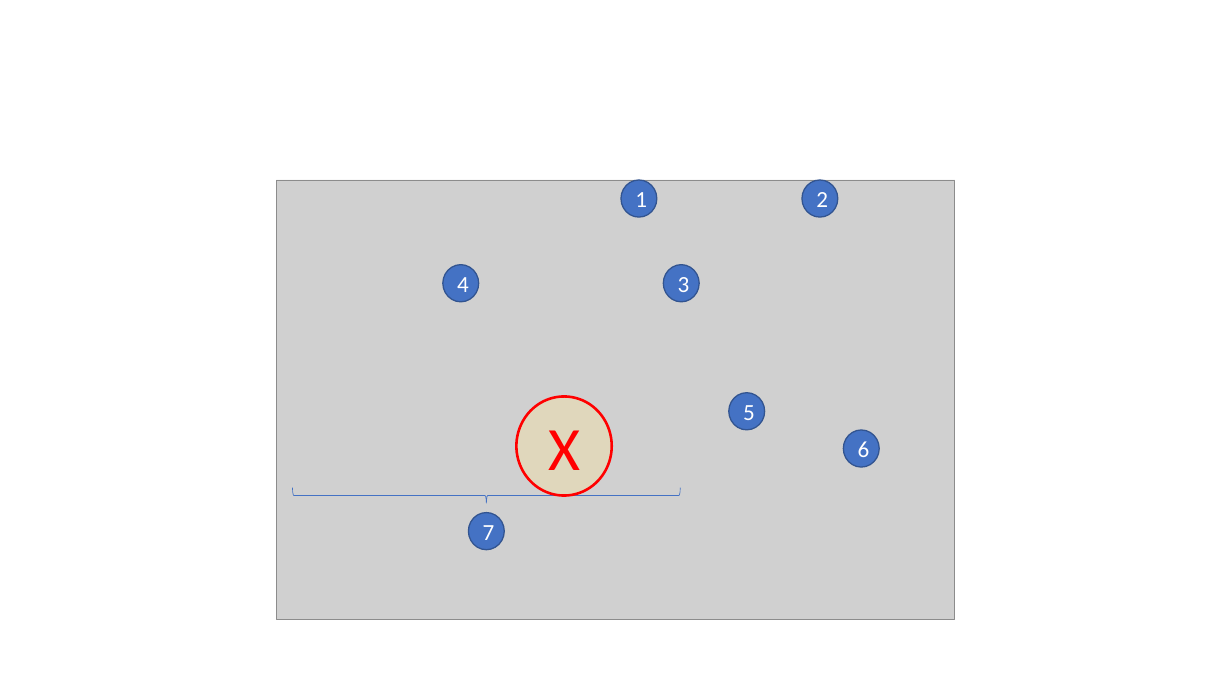
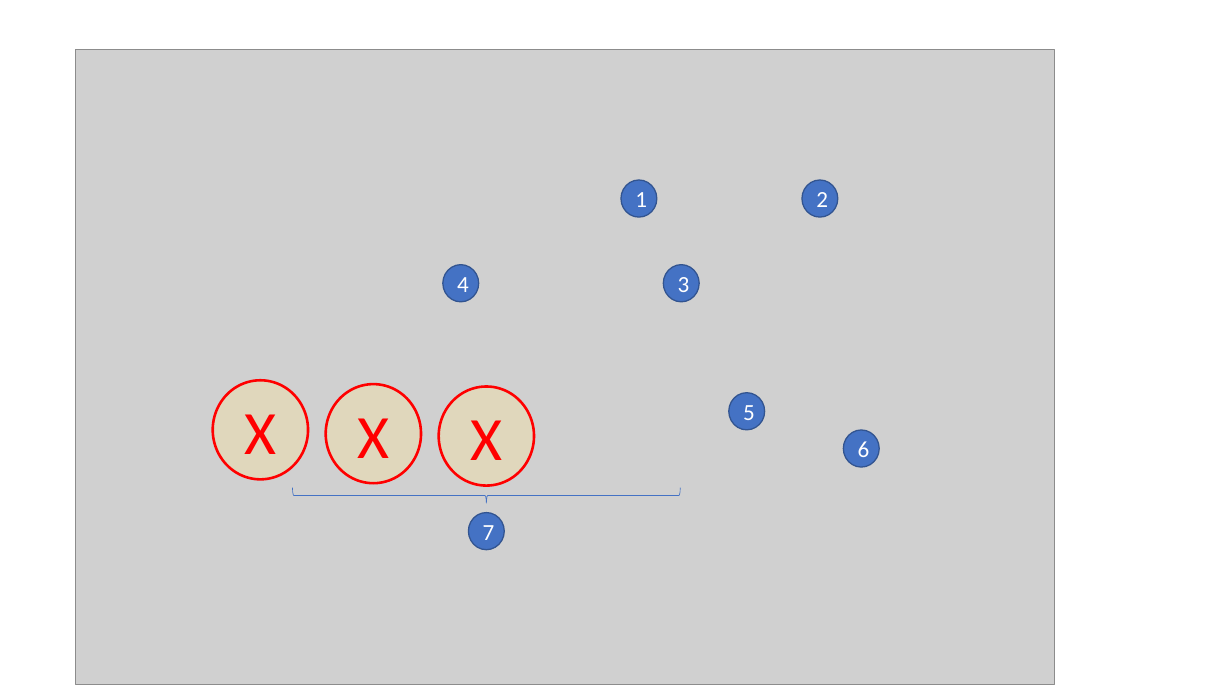
Before and after one commit to Agility360/AWS, a slide deck: slide 2 of frontend/app-design-screens.pptx. Drawn at 1232x693 pixels with LibreOffice and Linux fonts; fonts in the diff are those of the drawing; grey boxes stand for pictures. Boxes give left, top, right and bottom in pixels: in the first picture for what was removed or moved away, otherwise in the second. Text is boxed around its words. In the diff, an @@ line names an element or a change of style, - is before the commit and + after.

```diff
--- a/frontend/app-design-screens.pptx
+++ b/frontend/app-design-screens.pptx
@@ picture: place and size @@
-picture at box(276, 180, 955, 620)
+picture at box(76, 50, 1055, 685)
@@ ellipse added at box(213, 381, 308, 480), fill #FFE699 at 36% opacity, outline #FF0000 2 pt, 48 pt, text #FF0000 @@
+X
@@ ellipse added at box(325, 384, 421, 483), fill #FFE699 at 36% opacity, outline #FF0000 2 pt, 48 pt, text #FF0000 @@
+X
@@ ellipse "X": place and size @@
-ellipse "X" at box(517, 396, 612, 495)
+ellipse "X" at box(439, 386, 534, 485)
```
Also in this commit, not shown: 1 other slide changed, 2 other files.
